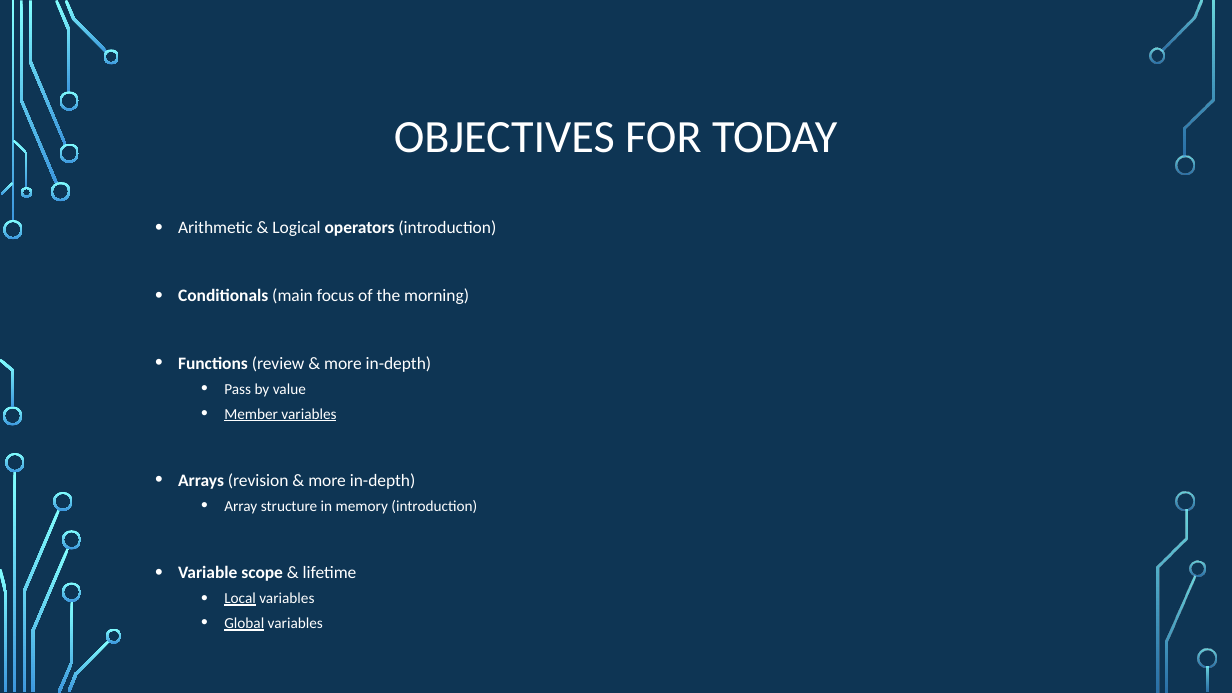
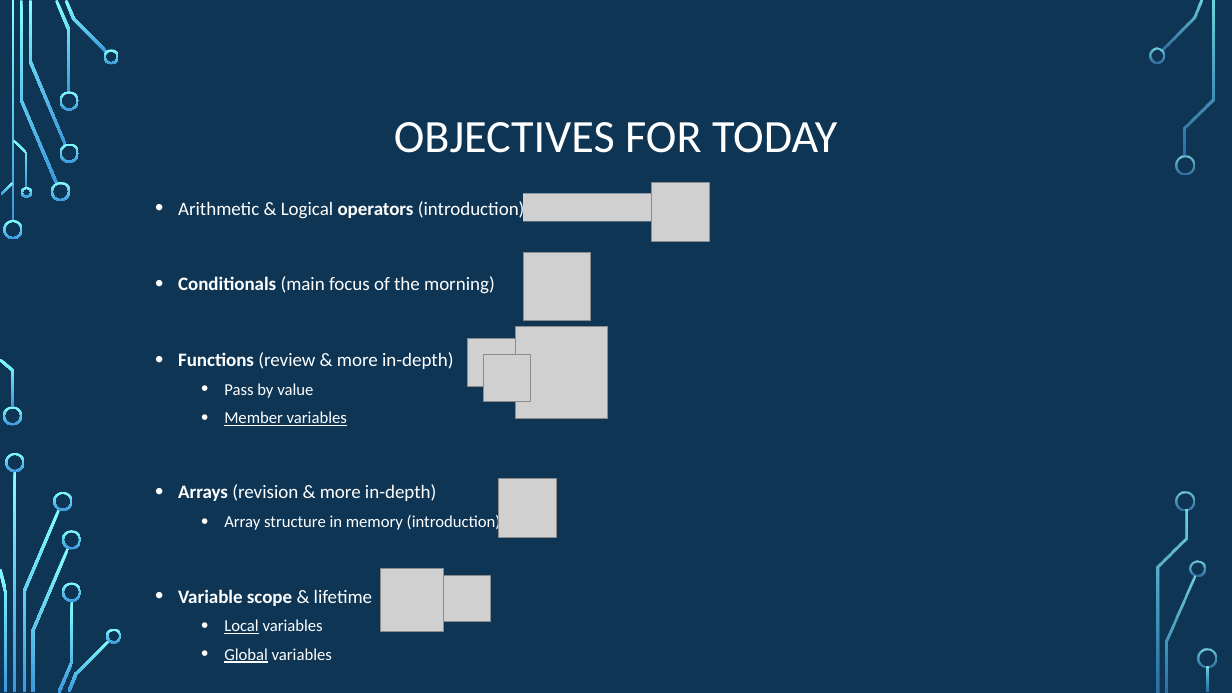
Before and after one commit to psypdt/ZIS_C-_Summer_Course_2019, a slide deck: slide 3 of Day_2/Day_2.pptx. Drawn at 1232x693 pixels with LibreOffice and Linux fonts; fonts in the diff are those of the drawing; grey boxes stand for pictures; background and template pictures are left out. Boxes give left, top, right and bottom in pixels: in the first picture for what was removed or moved away, otherwise in the second. Text is boxed around its words. In the diff, an @@ line names an element or a change of style, - is before the commit and + after.

```diff
--- a/Day_2/Day_2.pptx
+++ b/Day_2/Day_2.pptx
@@ text "Arithmetic & Logical operators (introduction)": place and size @@
-text "Arithmetic & Logical operators (introduction)" at bbox=[178, 220, 496, 631]
+text "Arithmetic & Logical operators (introduction)" at bbox=[178, 199, 525, 663]
@@ text "Arithmetic & Logical operators (introduction)" at bbox=[178, 199, 525, 663]: size 13.6 to 14.8 pt in "Arithmetic & Logical operators (introduction)", "Conditionals (main focus of the morning)", "Functions (review & more in-depth)", "Arrays (revision & more in-depth)" and 1 more places; size 11.9 to 12.9 pt in "Pass by value", "Member variables", "Array structure in memory (introduction)", "Local variables" and 1 more places; line spacing 1 to 1.1 @@
@@ picture added at bbox=[523, 193, 652, 221] @@
@@ picture added at bbox=[652, 183, 710, 241] @@
@@ picture added at bbox=[523, 252, 591, 320] @@
@@ picture added at bbox=[516, 326, 608, 419] @@
@@ picture added at bbox=[468, 339, 516, 387] @@
@@ picture added at bbox=[483, 354, 531, 402] @@
@@ picture added at bbox=[499, 479, 557, 537] @@
@@ picture added at bbox=[381, 568, 445, 632] @@
@@ picture added at bbox=[444, 576, 490, 622] @@
```
Also in this commit, not shown: 17 other slides changed.
